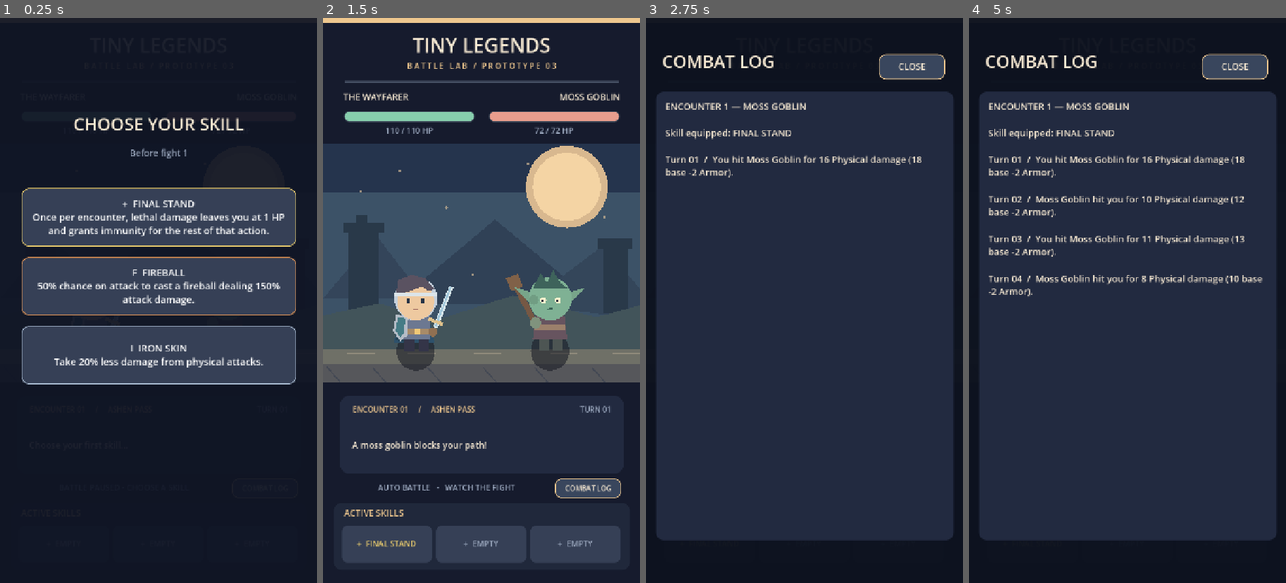
Above: before the commit, frames 1-4 (left to right).
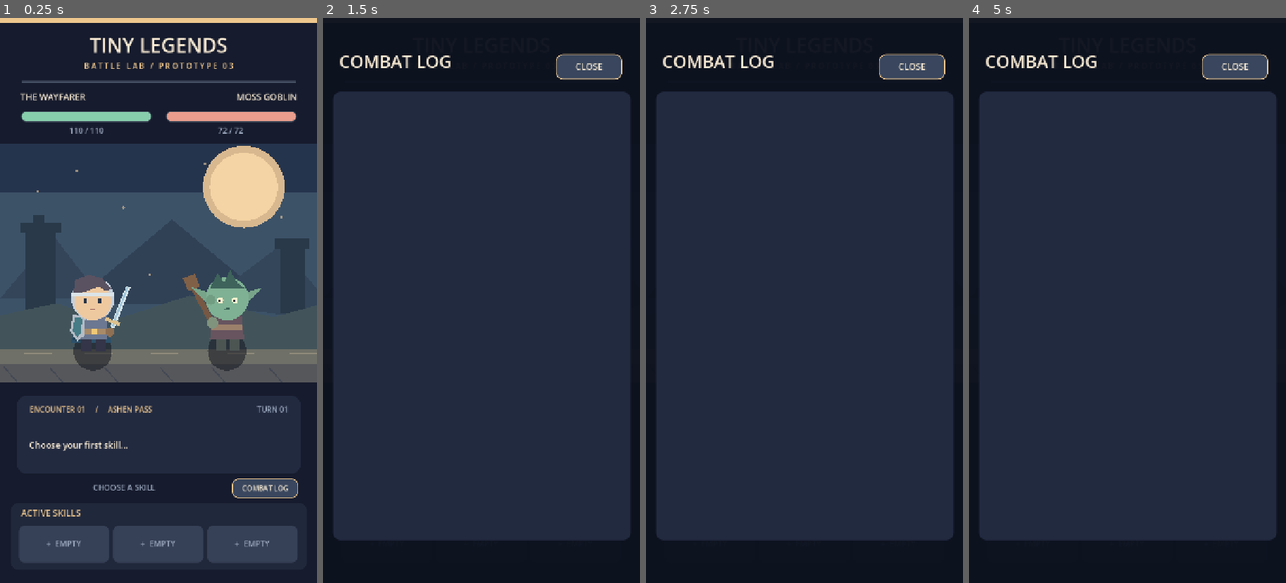
Above: after the commit, the same moments.

Repository: lymmers/Vidja-game
Game: Godot game, scene res://scenes/battle_screen.tscn
Same seed, same stepped clock (60 frames per second), same inputs: the game is played once before the commit and once after it.
Inputs (mouse positions are in pixels of both pictures, inside the frame that each line leads up to):
- Up to frame 1 (0.25 s): no input
- Up to frame 2 (1.5 s): click "COMBAT LOG" at 0.5 s; click (481, 215) at 1.25 s, where only the run before the commit has a clickable "+ FINAL STAND Once per encoun…"
- Up to frame 3 (2.75 s): click "COMBAT LOG" at 2 s
- Up to frame 4 (5 s): click "COMBAT LOG" at 2.75 s; tap Enter at 3.5 s

The runs differ from the first frame. In frame 1, 51% of the frame differs, in the area x 0-100%, y 0-97%; in frame 2, 42%; in frame 3, 1.3%; in frame 4, 3.2%.
Error after the commit: Parse Error: Too many arguments for "resolve()" call. Expected at most 6 but received 7. (res://scripts/combat/battle_model.gd:111)

Commit message:
refactor: resolve generic reactive effects without skill-specific conditions

Diff:
--- a/scripts/combat/damage_pipeline.gd
+++ b/scripts/combat/damage_pipeline.gd
@@ -1,7 +1,7 @@
 extends RefCounted
 class_name DamagePipeline
-## Resolves one hit and produces a truthful audit trail of HP changes.
-## The caller supplies ordered, named modifiers; this module never knows skill names.
+## Resolves one hit and its HP ledger. No skill names, charges, or timing.
+## The caller supplies currently available reactions, as plain effect data.
 
 
 static func resolve(
@@ -10,41 +10,59 @@
 	damage_type: String,
 	attack_modifiers: Array[Dictionary],
 	defense_modifiers: Array[Dictionary],
-	final_stand_available: bool,
-	immune_for_action: bool
+	incoming_effects: Array[Dictionary]
 ) -> Dictionary:
 	var base_damage: int = maxi(1, base_roll)
 	var damage: int = base_damage
 	var steps: Array[Dictionary] = []
+	var triggered: Array[Dictionary] = []
 
-	# Each step records the change actually applied *after rounding/clamping*.
 	for modifier in attack_modifiers:
 		damage = _apply_modifier(damage, modifier, steps, false)
 
-	if immune_for_action:
-		steps.append({"name": "Final Stand Immunity", "amount": -damage})
-		return _result(base_damage, steps, 0, damage_type, false, true)
+	# "Always" reactions such as temporary invulnerability prevent the hit
+	# before defenses are calculated. The adjustment still balances the ledger.
+	for effect in incoming_effects:
+		if not _matches_damage_type(effect, damage_type):
+			continue
+		if str(effect.get("trigger", "")) == "always" and str(effect.get("operation", "")) == "negate_damage":
+			steps.append({"name": str(effect.get("name", "Immunity")), "amount": -damage})
+			triggered.append(effect.duplicate(true))
+			return _result(base_damage, steps, 0, damage_type, triggered, true)
 
 	for modifier in defense_modifiers:
-		if modifier.get("damage_type", damage_type) != damage_type:
+		if _matches_damage_type(modifier, damage_type):
+			damage = _apply_modifier(damage, modifier, steps, true)
+
+	# Reactive survival effects occur *after* all regular mitigations. The
+	# first applicable effect wins, allowing deterministic stacking rules.
+	for effect in incoming_effects:
+		if not _matches_damage_type(effect, damage_type):
 			continue
-		damage = _apply_modifier(damage, modifier, steps, true)
+		if str(effect.get("trigger", "")) != "lethal" or str(effect.get("operation", "")) != "leave_hp":
+			continue
+		if target.hp <= 0 or damage < target.hp:
+			continue
+		var hp_floor: int = clampi(int(effect.get("hp_floor", 1)), 0, target.hp)
+		var surviving_damage: int = target.hp - hp_floor
+		if surviving_damage < damage:
+			steps.append({"name": str(effect.get("name", "Survival")), "amount": surviving_damage - damage})
+			damage = surviving_damage
+			triggered.append(effect.duplicate(true))
+		break
 
-	var used_final_stand: bool = false
-	if final_stand_available and damage >= target.hp and target.hp > 0:
-		var surviving_damage: int = target.hp - 1
-		steps.append({"name": "Final Stand", "amount": surviving_damage - damage})
-		damage = surviving_damage
-		used_final_stand = true
-
-	# A hit can calculate 30 damage but only remove 4 remaining HP.
-	# Record that distinction so combat logs always reconcile to HP lost.
+	# Damage displayed in the log must be *HP actually removed*, even when
+	# an attack exceeds the defender's remaining health (overkill).
 	if damage > target.hp:
 		steps.append({"name": "Overkill", "amount": target.hp - damage})
 		damage = target.hp
 
 	target.take_damage(damage)
-	return _result(base_damage, steps, damage, damage_type, used_final_stand, false)
+	return _result(base_damage, steps, damage, damage_type, triggered, false)
+
+
+static func _matches_damage_type(effect: Dictionary, damage_type: String) -> bool:
+	return str(effect.get("damage_type", damage_type)) == damage_type
 
 
 static func _apply_modifier(current: int, modifier: Dictionary, steps: Array[Dictionary], is_defense: bool) -> int:
@@ -62,19 +80,18 @@
 			push_error("Unknown damage operation: %s" % operation)
 			return current
 	if is_defense:
-		# Existing combat rule: ordinary mitigation cannot bring a hit below 1.
 		updated = maxi(1, updated)
 	if updated != current:
 		steps.append({"name": str(modifier.get("name", "Modifier")), "amount": updated - current})
 	return updated
 
 
-static func _result(base: int, steps: Array[Dictionary], applied: int, damage_type: String, stand: bool, immune: bool) -> Dictionary:
+static func _result(base: int, steps: Array[Dictionary], applied: int, damage_type: String, triggered: Array[Dictionary], immune: bool) -> Dictionary:
 	return {
 		"base_damage": base,
 		"modifiers": steps,
 		"damage": applied,
 		"damage_type": damage_type,
-		"final_stand": stand,
+		"triggered_effects": triggered,
 		"immune": immune,
 	}
